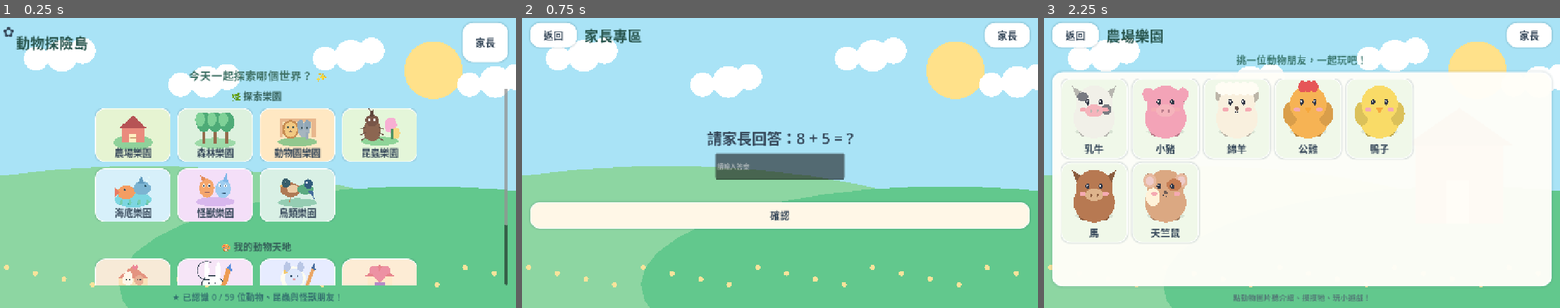
Above: before the commit, frames 1-3 (left to right).
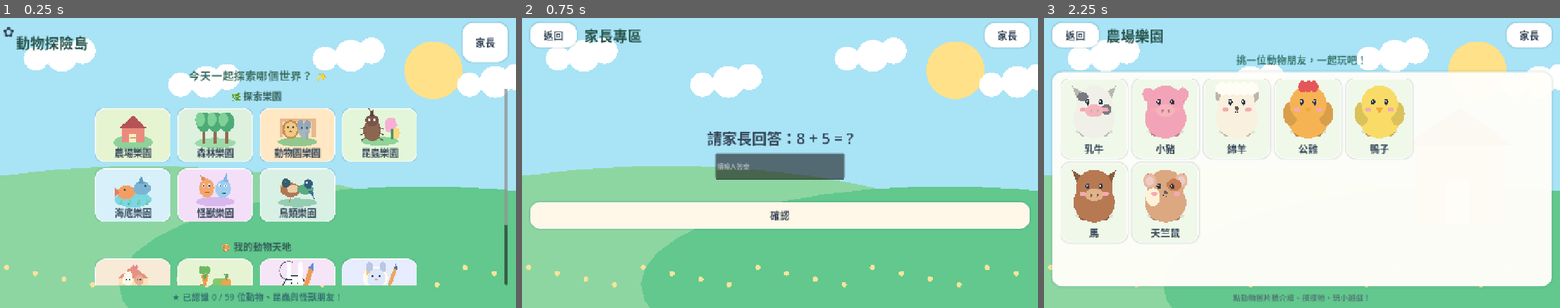
Above: after the commit, the same moments.

Repository: jimmy0933b3-sudo/farm
Game: Godot game, scene res://scenes/Main.tscn
Same seed, same stepped clock (60 frames per second), same inputs: the game is played once before the commit and once after it.
Inputs (mouse positions are in pixels of both pictures, inside the frame that each line leads up to):
- Up to frame 1 (0.25 s): no input
- Up to frame 2 (0.75 s): click "家長" at 0.5 s
- Up to frame 3 (2.25 s): click "返回" at 1.25 s; click (1178, 134) at 2.02 s

The runs differ from the first frame. In frame 1, 2.8% of the frame differs, in the area x 34-81%, y 83-93%; in frame 2, nothing differs; in frame 3, nothing differs.

Commit message:
feat(garden): add cheerful farmland entry, navigation and painted home card

Diff:
--- a/scripts/Backdrop.gd
+++ b/scripts/Backdrop.gd
@@ -24,6 +24,14 @@
 			draw_circle(Vector2(bx+w*.008,h*.54),h*.017,Color("#F5DEAF"))
 		draw_rect(Rect2(w*.24,h*.43,w*.52,h*.04),Color("#D8B791"))
 		_poly([Vector2(w*.22,h*.43),Vector2(w*.50,h*.30),Vector2(w*.78,h*.43)],Color("#E5AA7A"))
+	if scene_type == "garden":
+		draw_rect(Rect2(Vector2.ZERO,size),Color("#E8F4CF"))
+		for i in range(10):
+			var x=w*(.04+float(i)*.105)
+			_oval(x,h*.89,w*.05,h*.08,Color("#B58E61"))
+			_oval(x,h*.87,w*.045,h*.053,Color("#C5A173"))
+			draw_line(Vector2(x,h*.87),Vector2(x,h*.76),Color("#6DA45D"),4,true)
+			_oval(x-10,h*.75,13,8,Color("#92CD7B"))
 	if scene_type == "bird":
 		draw_rect(Rect2(Vector2.ZERO,size),Color("#D8EDF1"))
 		_oval(w*.42,h*.98,w*.71,h*.27,Color("#92C9B1"))
--- a/scripts/ChoiceArt.gd
+++ b/scripts/ChoiceArt.gd
@@ -126,6 +126,21 @@
 			_line(Vector2(24,-35),Vector2(45,-91),Color("#E85D69"),8.0)
 			_line(Vector2(45,-91),Vector2(70,-91),Color("#E85D69"),8.0)
 			_oval(0,-55,63,12,Color("#DAF4F9"))
+		"garden":
+			_oval(0,72,111,23,Color("#8DCB89"))
+			for n in range(3):
+				var x=-66+float(n)*65
+				_oval(x,51,37,24,Color("#A87D51"))
+				_oval(x,45,33,19,Color("#C09260"))
+			_shape([Vector2(-82,-28),Vector2(-38,-28),Vector2(-59,50)],Color("#F09B45"))
+			for n in range(3):
+				_line(Vector2(-59,0),Vector2(-78+float(n)*18,-57),Color("#6CA75A"),6)
+				_oval(-78+float(n)*18,-55,14,23,Color("#6DBA63"))
+			for n in range(3):
+				_oval(7+float(n)*22,20,23,30,Color("#83C96C"))
+			_oval(63,20,29,26,Color("#EDA44C"))
+			for n in range(3):
+				_line(Vector2(63,2),Vector2(54+float(n)*9,-31),Color("#69A962"),5)
 		"bird":
 			_oval(0,77,110,24,Color("#95CDB3"))
 			_oval(-39,4,58,40,Color("#AF7955"))
--- a/scripts/Main.gd
+++ b/scripts/Main.gd
@@ -7,6 +7,7 @@
 const AnimalArt = preload("res://scripts/AnimalArt.gd")
 const PettingArea = preload("res://scripts/PettingArea.gd")
 const PrivateFarm = preload("res://scripts/PrivateFarm.gd")
+const GardenWorld = preload("res://scripts/GardenWorld.gd")
 const RaceLobby = preload("res://scripts/RaceLobby.gd")
 const RaceGame = preload("res://scripts/RaceGame.gd")
 const RacePodium = preload("res://scripts/RacePodium.gd")
@@ -61,6 +62,7 @@
 var zoo_game: Control
 var insect_game: Control
 var private_farm_game: Control
+var garden_game: Control
 var race_lobby: Control
 var race_game: Control
 var coloring_game: Control
@@ -90,6 +92,8 @@
 			show_album()
 		"private_farm":
 			show_private_farm()
+		"garden":
+			show_garden()
 		"race_lobby":
 			show_race_lobby()
 		"monster_world":
@@ -138,6 +142,8 @@
 					show_private_farm()
 			elif screen=="monster_album":
 				show_monster_world()
+			elif screen=="garden":
+				show_private_farm()
 			elif screen=="bird_flight_game":
 				show_bird_flight_lobby()
 			elif screen in ["bird_flight_lobby","bird_flight_result","bird_album"]:
@@ -158,7 +164,7 @@
 func _switch(name: String, bg: String = "home") -> VBoxContainer:
 	sound.stop_speaking()
 	screen = name
-	if name in ["home","farm","forest","zoo","insect","insect_search","care","album","forest_search","private_farm","race_lobby","coloring","drawing","ocean_search","ocean_park","zoo_search","monster_world","monster_album","bird_world","bird_album","bird_flight_lobby"]:
+	if name in ["home","farm","forest","zoo","insect","insect_search","care","album","forest_search","private_farm","race_lobby","coloring","drawing","ocean_search","ocean_park","zoo_search","monster_world","monster_album","bird_world","bird_album","bird_flight_lobby","garden"]:
 		progress.data["last_screen"] = name
 		progress.save()
 	for node in get_children():
@@ -310,7 +316,7 @@
 func _picture_button(item_id: String, caption: String, action: Callable, minimum: Vector2 = Vector2(242, 226), scroll: ScrollContainer = null) -> Button:
 	var color_choices={
 		"farm":Color("#E6F4D2"),"forest":Color("#DDF1DE"),"zoo":Color("#FFE8C3"),"insect":Color("#E4F6D9"),"insect_search":Color("#E9F8C9"),
-		"ocean_park":Color("#D7F0FA"),"private_farm":Color("#F7EAD7"),"monster":Color("#F4DFF8"),"bird":Color("#D9F0E5"),
+		"ocean_park":Color("#D7F0FA"),"private_farm":Color("#F7EAD7"),"monster":Color("#F4DFF8"),"bird":Color("#D9F0E5"),"garden":Color("#E7F4D4"),
 		"coloring":Color("#F6E5F7"),"drawing":Color("#E7ECFF"),"care":Color("#FDECD5"),
 		"album":Color("#F1E3CE"),"forest_explore":Color("#E4F1D9"),
 		"ocean":Color("#DDF6FC")
@@ -385,6 +391,7 @@
 	content.add_child(separation)
 	_home_section(content,scrolling,"🎨 我的動物天地",[
 		{"title":"私人農場","zone":"private_farm"},
+		{"title":"我的開心農田","zone":"garden"},
 		{"title":"動物著色屋","zone":"coloring"},
 		{"title":"動物畫畫學堂","zone":"drawing"},
 		{"title":"動物之家","zone":"care"},
@@ -422,6 +429,8 @@
 			show_forest_search()
 		"private_farm":
 			show_private_farm()
+		"garden":
+			show_garden()
 		"coloring":
 			show_coloring()
 		"drawing":
@@ -717,12 +726,23 @@
 	monster_album.size_flags_vertical=Control.SIZE_EXPAND_FILL
 	layout.add_child(monster_album)
 
+func show_garden() -> void:
+	var layout=_switch("garden","garden")
+	_header(layout,"🌻 我的開心農田",Callable(self,"show_home"))
+	garden_game=GardenWorld.new()
+	garden_game.setup(progress,sound)
+	garden_game.size_flags_horizontal=Control.SIZE_EXPAND_FILL
+	garden_game.size_flags_vertical=Control.SIZE_EXPAND_FILL
+	garden_game.farm_requested.connect(Callable(self,"show_private_farm"))
+	layout.add_child(garden_game)
+
 func show_private_farm() -> void:
 	var layout = _switch("private_farm","farm")
 	_header(layout,"私人農場",Callable(self,"show_home"))
 	private_farm_game = PrivateFarm.new()
 	private_farm_game.setup(animals,progress,sound)
 	private_farm_game.racing_requested.connect(Callable(self,"show_race_lobby"))
+	private_farm_game.garden_requested.connect(Callable(self,"show_garden"))
 	private_farm_game.size_flags_horizontal = Control.SIZE_EXPAND_FILL
 	private_farm_game.size_flags_vertical = Control.SIZE_EXPAND_FILL
 	layout.add_child(private_farm_game)
--- a/tests/layout_smoke.gd
+++ b/tests/layout_smoke.gd
@@ -20,8 +20,8 @@
 		for node in _descendants(game):
 			if node is Button and _has_picture(node):
 				cards.append(node)
-		if cards.size()!=12:
-			_fail("Home must show exactly 12 fully illustrated actions, got "+str(cards.size()))
+		if cards.size()!=13:
+			_fail("Home must show exactly 13 fully illustrated actions, got "+str(cards.size()))
 			return
 		# Parks must form a visually distinct FIRST ROW. Tool icons start below a
 		# generous 40px+ gap, not pressed against park cards.
